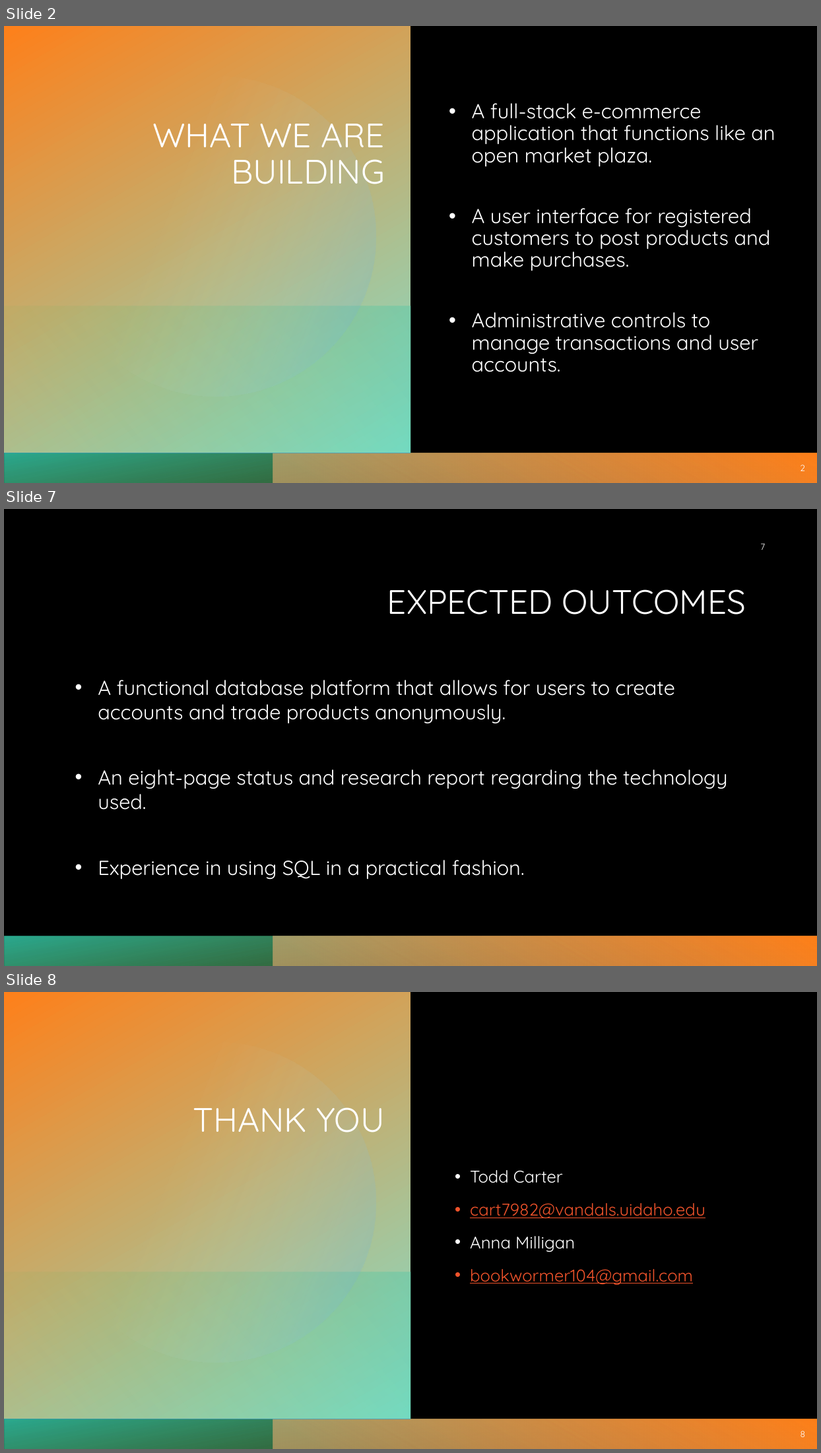
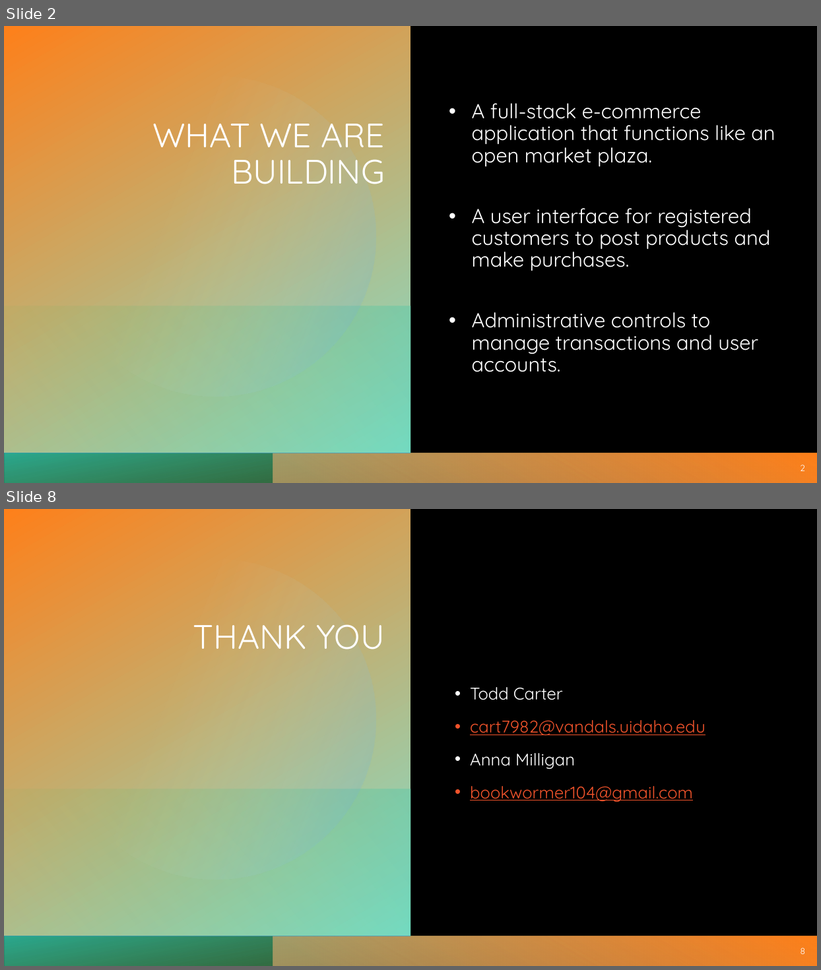
Before and after one commit to cart7982/CaravanSeraiCS360, a slide deck: OpenPlazaCS360Lab/Presentations/OpenPlaza.pptx. Shown one above the other, each under a label of ours: slides 2, 7 and 8 before the commit, slides 2 and 8 after it; the slides between them are not shown. The pictures are 821x1453 and 821x970 pixels, drawn with LibreOffice and Linux fonts; fonts in the diff are those of the drawing; background and template pictures are left out. Boxes give left, top, right and bottom in pixels: in the first picture for what was removed or moved away, otherwise in the second. Text is boxed around its words. In the diff, an @@ line names an element or a change of style, - is before the commit and + after.

```diff
--- a/OpenPlazaCS360Lab/Presentations/OpenPlaza.pptx
+++ b/OpenPlazaCS360Lab/Presentations/OpenPlaza.pptx
@@ slide 7 removed at (x1=4, y1=509, x2=817, y2=966), background #000000; not listed: 2 template elements that a slide beside it also shows @@
@@ page number removed at (x1=760, y1=543, x2=765, y2=550) @@
-7
@@ title removed at (x1=387, y1=590, x2=746, y2=615) @@
-EXPECTED OUTCOMES
@@ text removed at (x1=98, y1=680, x2=728, y2=879) @@
-• A functional database platform that allows for users to create accounts and trade products anonymously.
-• An eight-page status and research report regarding the technology used.
-• Experience in using SQL in a practical fashion.
```
Also in this commit, not shown: 4 slides changed, 1 slide added.
